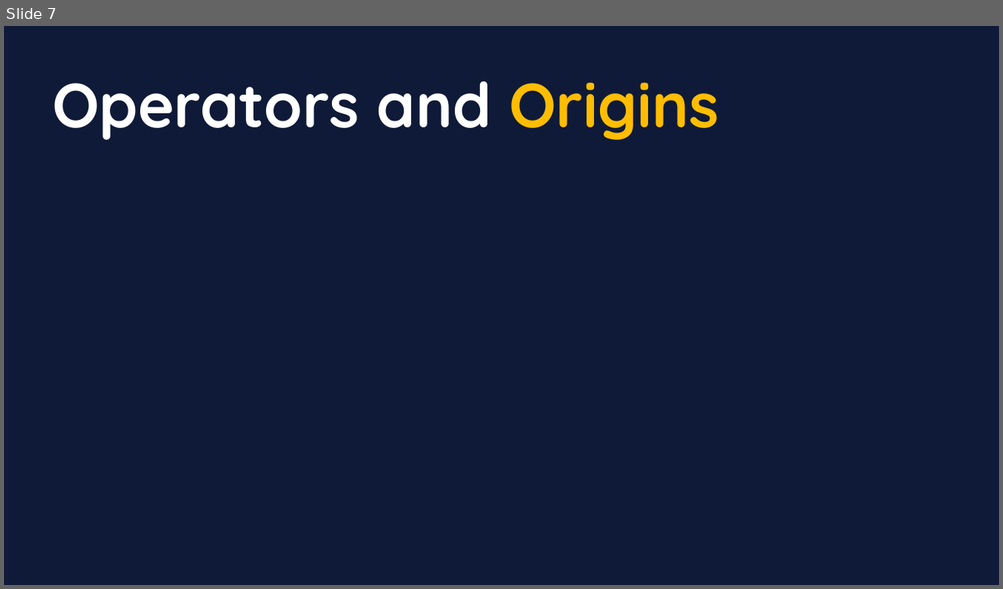
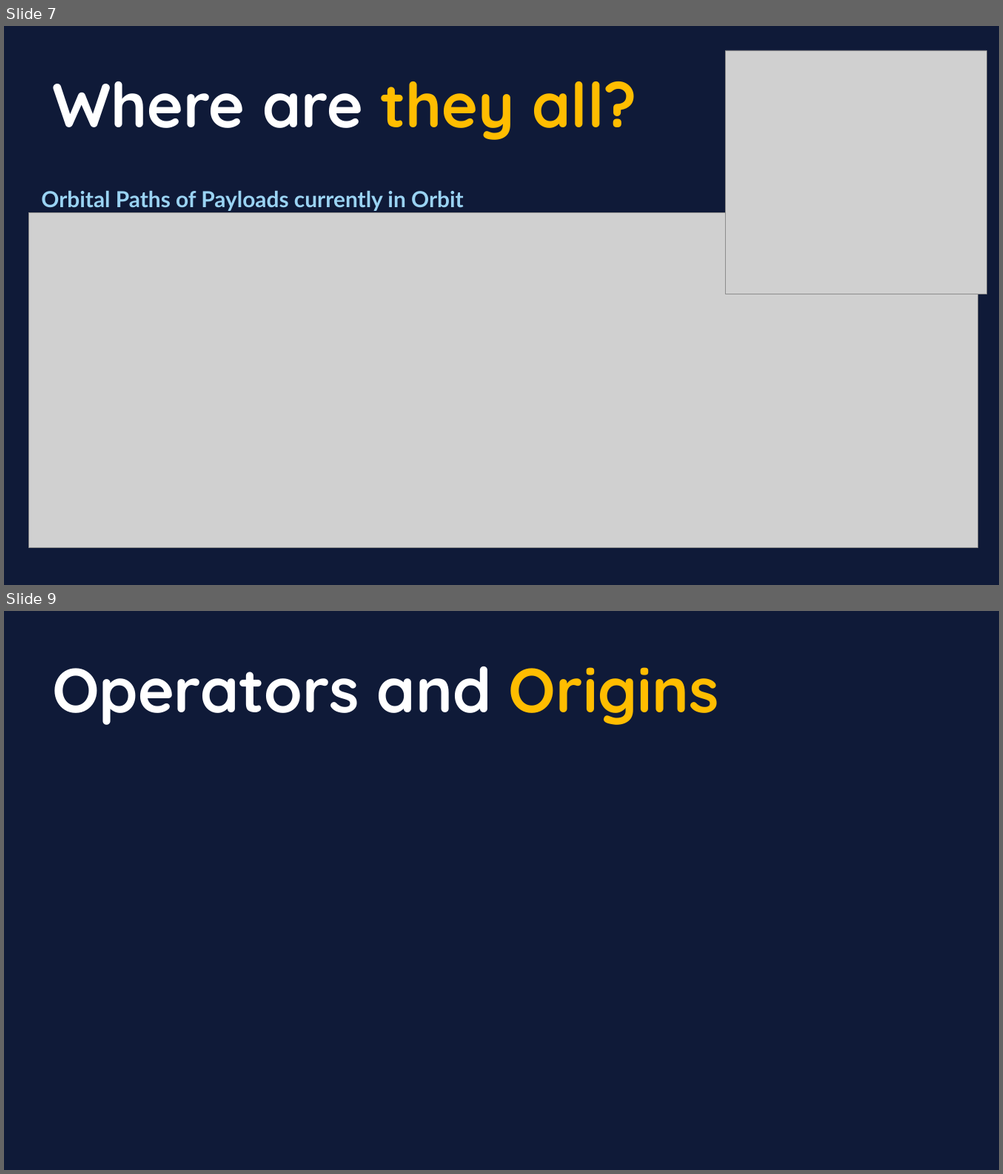
Before and after one commit to daemonchild/cardiffmet-dat5001-visualisation-of-data, a slide deck: assessment/presentation/From Launch to Litter Orbital Overload.pptx. Shown one above the other, each under a label of ours: slide 7 before the commit, slides 7 and 9 after it; the slides between them are not shown. The pictures are 1003x589 and 1003x1174 pixels, drawn with LibreOffice and Linux fonts; fonts in the diff are those of the drawing; grey boxes stand for pictures. Boxes give left, top, right and bottom in pixels: in the first picture for what was removed or moved away, otherwise in the second. Text is boxed around its words. In the diff, an @@ line names an element or a change of style, - is before the commit and + after.

```diff
--- a/assessment/presentation/From Launch to Litter Orbital Overload.pptx
+++ b/assessment/presentation/From Launch to Litter Orbital Overload.pptx
@@ slide 7 added at (4,26,999,585), background #0F1A38 @@
@@ picture added at (725,50,986,295) @@
@@ text added at (52,82,637,140), 90 pt, text #FFFFFF, bold @@
+Where are they all?
@@ text added at (41,191,464,211), 32 pt, text #9AD3F3, bold @@
+Orbital Paths of Payloads currently in Orbit
@@ picture added at (29,212,978,548) @@
@@ what was slide 7 is now slide 9 @@
```
Also in this commit, not shown: 4 slides changed, 1 other slide added, 9 other files.
